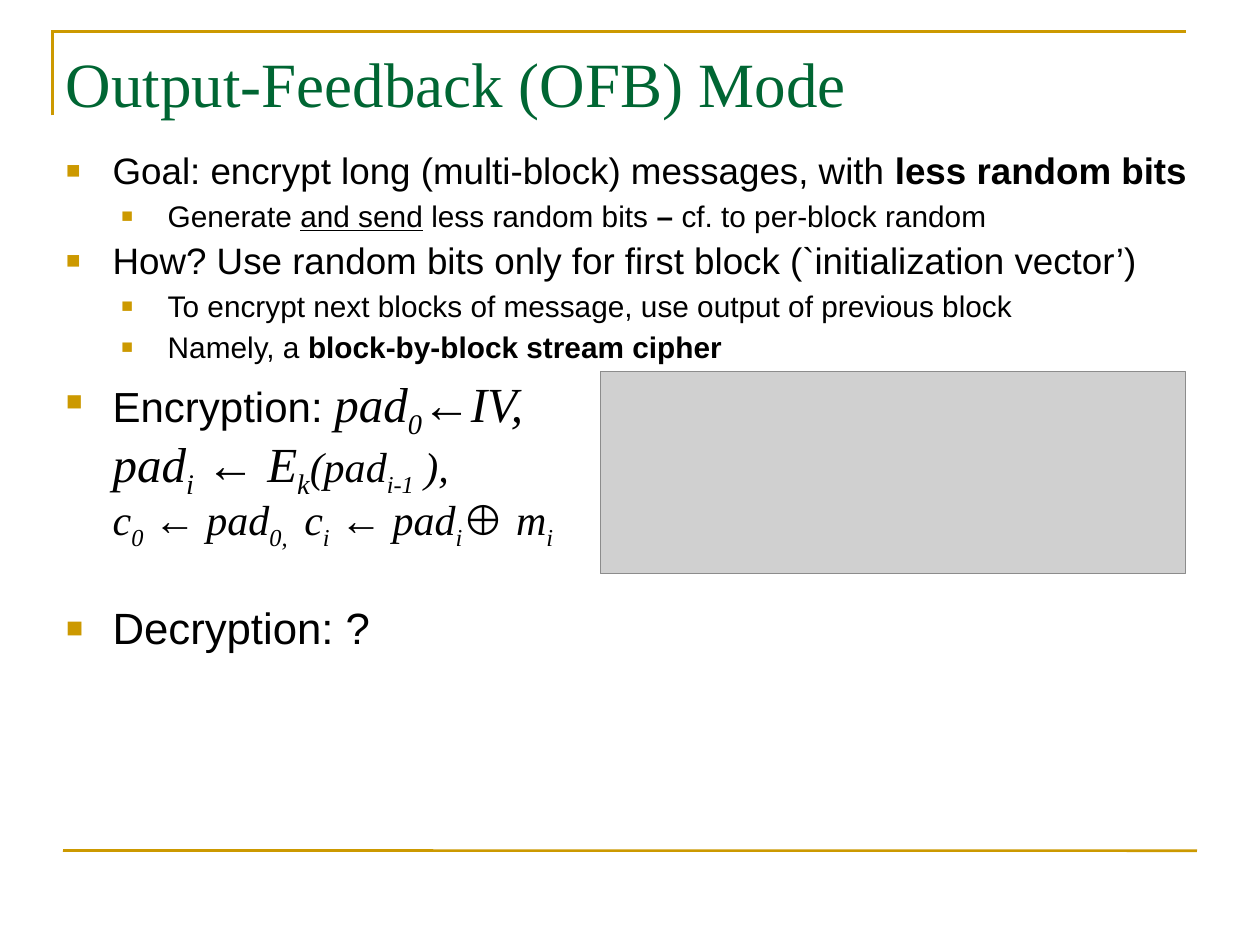
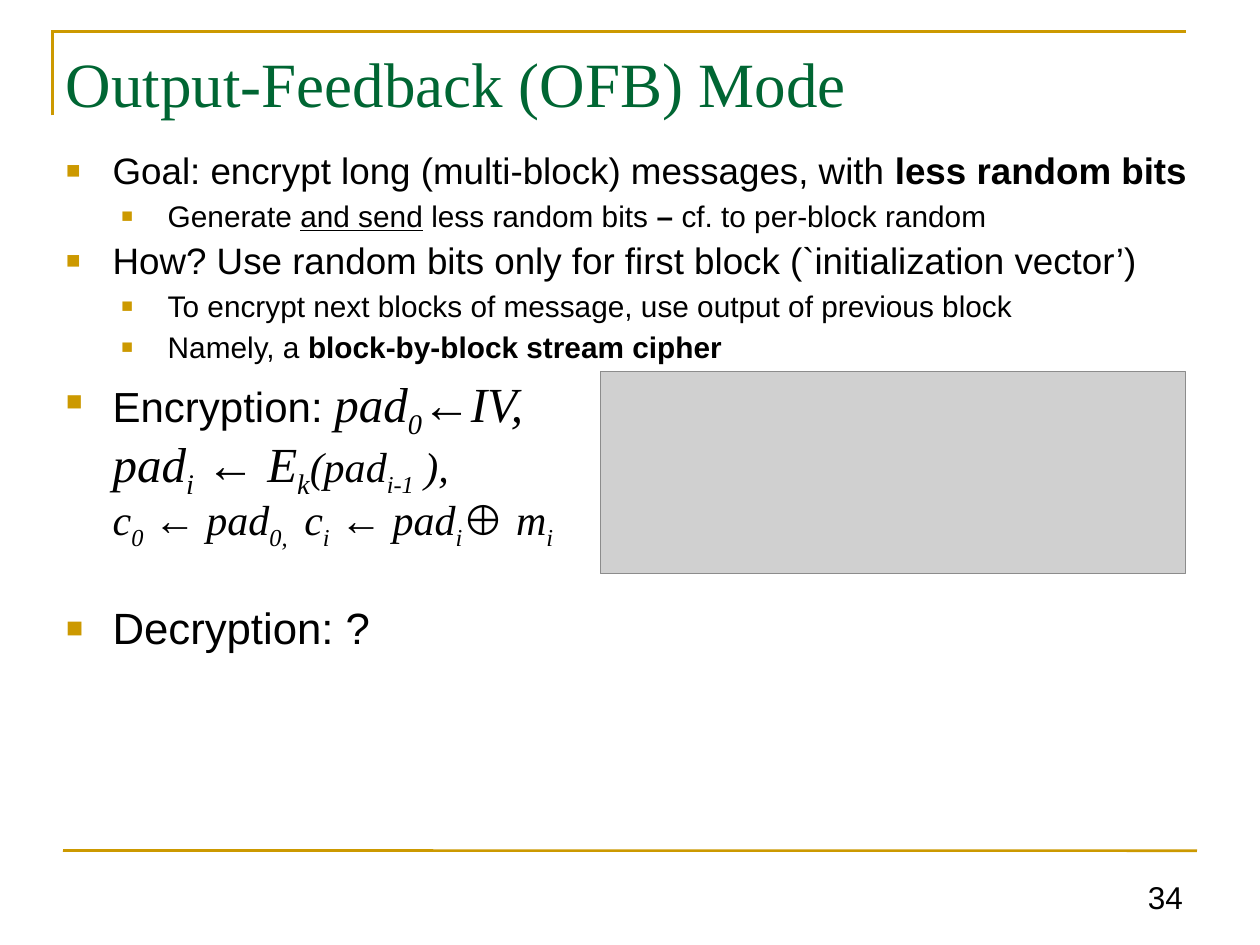
Before and after one commit to GhadaAlmashaqbeh/GhadaAlmashaqbeh.github.io, a slide deck: slide 34 of courses/cse3400-s2021/lecture4.pptx (slide 39 before the commit). Drawn at 1260x945 pixels with LibreOffice and Linux fonts; fonts in the diff are those of the drawing; grey boxes stand for pictures. Boxes give left, top, right and bottom in pixels: in the first picture for what was removed or moved away, otherwise in the second. Text is boxed around its words. In the diff, an @@ line names an element or a change of style, - is before the commit and + after.

```diff
--- a/courses/cse3400-s2021/lecture4.pptx
+++ b/courses/cse3400-s2021/lecture4.pptx
@@ page number added at box(1148, 887, 1183, 910), 18 pt, text #000000 @@
+34
```
Also in this commit, not shown: 32 other slides changed, 21 slides removed, 4 other files.
